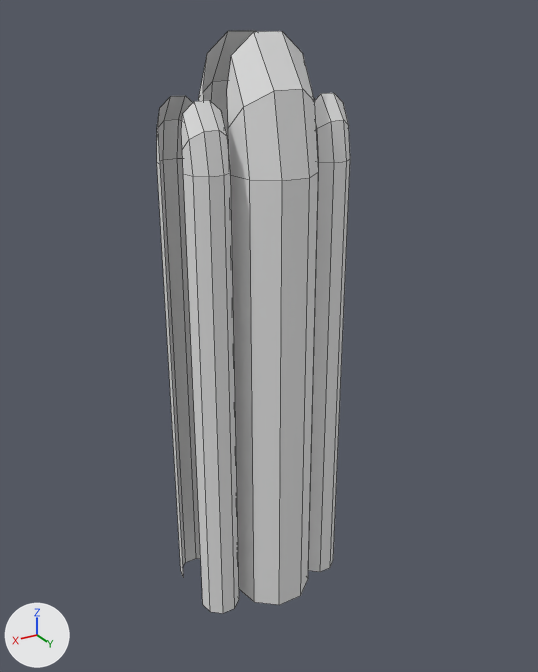
The FBX model Assets/Resources/Pared-DecorB.fbx, before and after one commit.
Camera for both pictures: a camera (50 mm lens) standing at (1.51, 2.63, 2.56) and looking at (-0.01, 0.09, 1.29). Arrows for +X, +Y and +Z are at lower left; the lights stay in place. Mesh edges are drawn as thin lines.

Names of what the first picture shows: 'Pared-DecorB'.
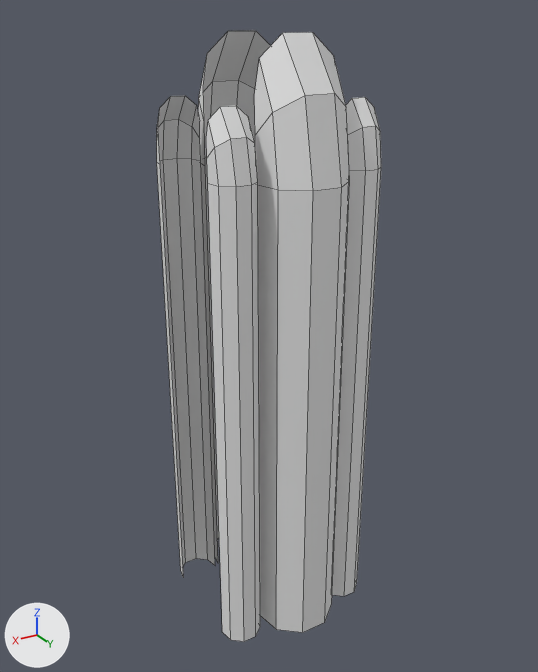
The newer file is also turned or shifted as a whole; pictures and numbers use the older file's frame.

Where the change shows, as pixel boxes [x1, y1, x2, y2] in the pictures (538 x 672 px; the box of a moved part takes in the faces that stretch with it):
'Pared-DecorB', reshaped (16% wider)
    before: [157, 30, 350, 613]
    after: [157, 30, 381, 642]
part 1 of me_cube_022, moved or reshaped
    before: [227, 31, 319, 605]
    after: [254, 32, 350, 633]
part 2 of me_cube_022, moved or reshaped
    before: [181, 100, 239, 613]
    after: [206, 106, 260, 642]
part 3 of me_cube_022, moved or reshaped
    before: [308, 93, 350, 572]
    after: [332, 97, 381, 596]

Patch to the scene script:
```diff
--- a/Assets/Resources/Pared-DecorB.fbx.py
+++ b/Assets/Resources/Pared-DecorB.fbx.py
@@ me_cube_022 @@
 me_cube_022.from_pydata(...)  # 144 vertices, 90 faces; spans x -0.36..0.36, y -0.3..0.3, z 0.0..2.51
 # used by ob_pared_decorb; location = (0.0, 0.0, 0.0)
+# me_cube_022 part 1: the loose piece of 24 vertices spanning x -0.18..0.17, y 0.1..0.3, z 0.01..2.51 is moved by (0.0, 0.2, 0.0)
+# me_cube_022 part 2: the loose piece of 24 vertices spanning x 0.19..0.36, y 0.1..0.2, z 0.0..2.28 is moved by (0.0, 0.2, 0.0)
+# me_cube_022 part 3: the loose piece of 24 vertices spanning x -0.36..-0.19, y 0.1..0.2, z 0.0..2.28 is moved by (0.0, 0.2, 0.0)
```
